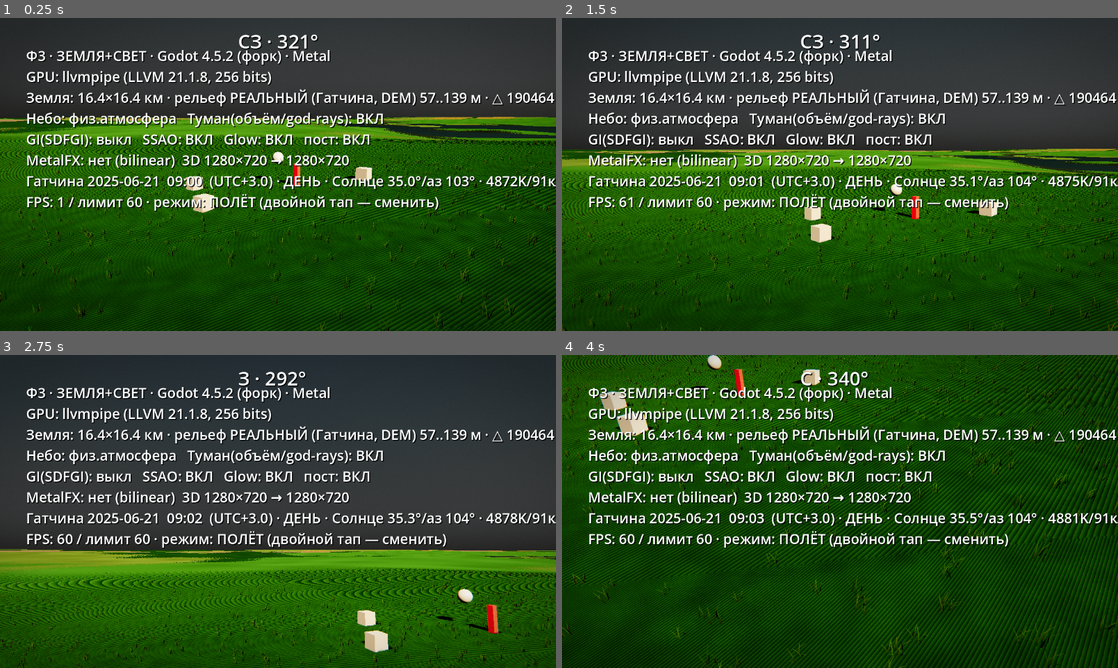
Above: before the commit, frames 1-4 (two rows, left to right).
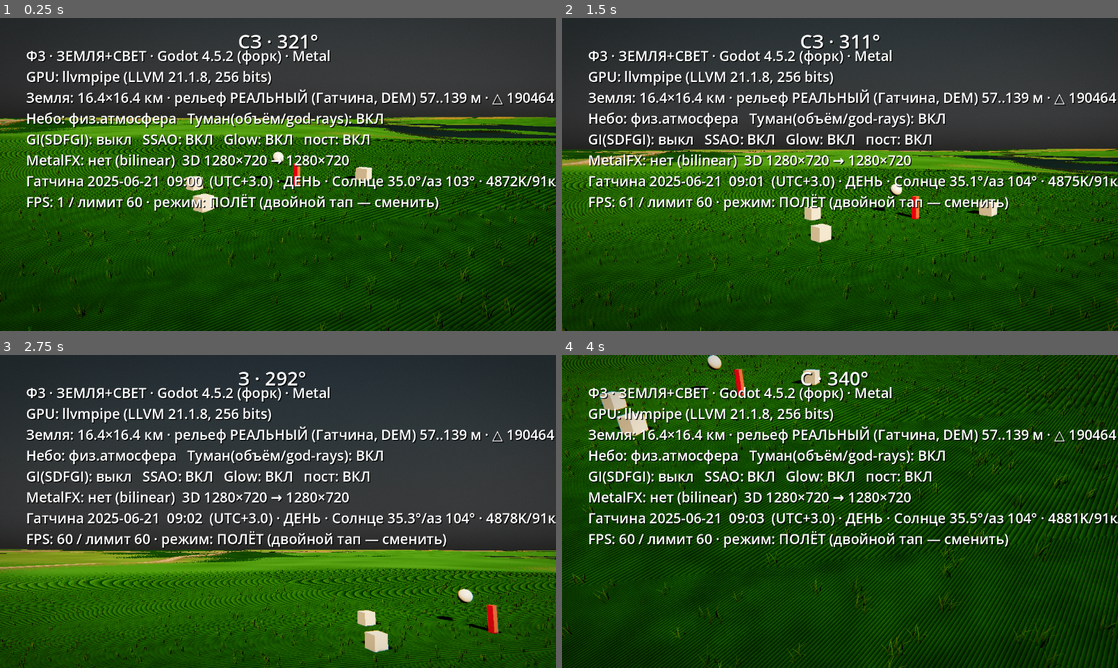
Above: after the commit, the same moments.

Repository: B760m670/mmorpg3dnew
Game: Godot game, scene res://scenes/light_stage.tscn
The game is run twice, just before and just after one commit, with the same random seed, the same clock (stepped at 60 frames per second) and the same inputs.
Inputs (mouse positions are in pixels of both pictures, inside the frame that each line leads up to):
- Up to frame 1 (0.25 s): no input
- Up to frame 2 (1.5 s): move the mouse to (962, 158) at 0.52 s; click (962, 158) at 0.67 s; drag from (728, 190) to (812, 237) at 1.27 s
- Up to frame 3 (2.75 s): move the mouse to (333, 442) at 2.02 s; click (333, 442) at 2.17 s
- Up to frame 4 (4 s): drag from (812, 574) to (673, 464) at 2.77 s; move the mouse to (1006, 558) at 3.52 s; click (1006, 558) at 3.67 s

The runs differ from the first frame. In frame 1, less than 0.1% of the frame differs, in the area x 0-73%, y 32-35%; in frame 2, 0.2%; in frame 3, 0.3%, in the area x 0-98%, y 62-69%; in frame 4, nothing differs.

Commit message:
Дороги по реальной сети (489 км, эпоха 1894) + аудит подхода v3
Ленты дорог из Overture-осей (2023 сегмента: шоссе/улицы/просёлки + ж/д
насыпь), облегают рельеф в вершинном шейдере ТОЙ ЖЕ текстурой высот и тем
же выбором mip, что клипмап-террейн — дорога лежит на видимой поверхности
и вблизи, и на сглаженной дали. Один меш, один вызов отрисовки, △127к.
Эпоха 1894: макадам/грунт, колеи от колёс, тёмные обочины, без разметки.
Дороги выжжены в карту зон классом 8 (полоса с обочинами): земля красит
утоптанную полосу, трава на дороге не сеется. Счётчики в HUD и STATE.
Аудит v3 в docs: что уже на уровне индустрии, план подъёма (PBR-синтез
материалов, деревья+impostors, запечённый свет, вода, кино-пост).

Co-Authored-By: Claude Fable 5 <noreply@anthropic.com>
Claude-Session: https://claude.ai/code/session_011pJt8xA6v8KEwtPnSYGg9D

Diff:
--- a/game2/scripts/world/grass.gd
+++ b/game2/scripts/world/grass.gd
@@ -47,6 +47,7 @@
 		5: return [0.00, 0.00, Color.BLACK]               # вода — пусто
 		6: return [0.70, 0.55, Color(0.24, 0.34, 0.12)]   # кустарник — высокотравье
 		7: return [0.60, 0.70, Color(0.20, 0.30, 0.14)]   # болото — осока
+		8: return [0.04, 0.25, Color(0.26, 0.33, 0.13)]   # дорога — утоптано
 		_: return [1.00, 0.55, Color(0.30, 0.41, 0.13)]   # луг
 
 func _ready() -> void:
--- a/game2/scripts/world/light_stage.gd
+++ b/game2/scripts/world/light_stage.gd
@@ -49,6 +49,7 @@
 	_build_sun()
 	_build_ground()
 	_build_water()
+	_build_roads()
 	_build_grass()
 	_build_props()
 	_build_camera()
@@ -112,6 +113,7 @@
 		"terrain_relief_m": snappedf(r["relief_m"], 0.1),
 		"tris": r["tris"],
 		"grass_clumps": _grass.clump_count if _grass != null else 0,
+		"roads_km": snappedf(_roads.length_km, 0.1) if _roads != null else 0.0,
 		"adapter": RenderingServer.get_video_adapter_name(),
 	}
 	print("STATE ", JSON.stringify(d))
@@ -228,6 +230,15 @@
 	_water.terrain = _terrain
 	add_child(_water)
 	_water.build()
+
+# --- дороги по реальной сети (эпоха 1894: макадам/грунт, ж/д насыпь) ---
+var _roads: RoadNetwork
+
+func _build_roads() -> void:
+	_roads = RoadNetwork.new()
+	_roads.terrain = _terrain
+	add_child(_roads)
+	_roads.build()
 
 # --- травяной ярус: посев по реальным зонам вокруг наблюдателя ---
 var _grass: GrassField
@@ -424,9 +435,10 @@
 		return ""
 	var r := _terrain.report()
 	if r["real"]:
-		return "Земля: %.1f×%.1f км · рельеф РЕАЛЬНЫЙ (Гатчина, DEM) %.0f..%.0f м · △ %d · вода: %d · трава: %d\n" % [
+		return "Земля: %.1f×%.1f км · рельеф РЕАЛЬНЫЙ (Гатчина, DEM) %.0f..%.0f м · △ %d · вода: %d · дороги: %.0f км · трава: %d\n" % [
 			r["size_m"] / 1000.0, r["size_m"] / 1000.0, r["abs_min"], r["abs_max"], r["tris"],
 			_water.count_built if _water != null else 0,
+			_roads.length_km if _roads != null else 0.0,
 			_grass.clump_count if _grass != null else 0]
 	return "Земля: %.0f×%.0f м · рельеф ПРОЦЕДУРНЫЙ (фолбэк!) %.1f м · △ %d\n" % [
 		r["size_m"], r["size_m"], r["relief_m"], r["tris"]]
--- /dev/null
+++ b/game2/scripts/world/roads.gd
@@ -0,0 +1,123 @@
+class_name RoadNetwork
+extends Node3D
+## ДОРОГИ по реальной сети (Overture: шоссе, улицы, просёлки + железная
+## дорога — Варшавская и Балтийская линии существовали к 1894). Каждая
+## дорога — лента, облегающая рельеф: высоту лента берёт в ВЕРШИННОМ шейдере
+## из ТОЙ ЖЕ текстуры высот, что клипмап-террейн, с тем же выбором mip по
+## удалению — дорога лежит на видимой поверхности на любой дистанции
+## (CPU-высота на дали разошлась бы со сглаженным LOD-рельефом).
+## Эпоха 1894: макадам/грунт/булыжник, никакой разметки. Весь граф — один
+## меш, один вызов отрисовки.
+
+const ROADS_PATH := "res://data/real/roads.json"
+const STEP_M := 8.0              # шаг вдоль оси — плавные повороты
+const BOUND_M := 8100.0          # за краем DEM не строим
+
+var terrain: Terrain
+var count_built := 0
+var length_km := 0.0
+var tri_count := 0
+
+## [ширина м, цвет] по классу; 1894: шоссе — макадам (щебень), улицы — грунт
+func _class_spec(cls: String) -> Array:
+	match cls:
+		"trunk": return [10.0, Color(0.44, 0.40, 0.33)]
+		"primary": return [9.0, Color(0.42, 0.38, 0.31)]
+		"secondary": return [7.5, Color(0.40, 0.36, 0.29)]
+		"tertiary": return [6.5, Color(0.37, 0.32, 0.25)]
+		"residential", "living_street": return [5.5, Color(0.34, 0.29, 0.22)]
+		"pedestrian": return [2.5, Color(0.36, 0.33, 0.27)]
+		"standard_gauge": return [3.2, Color(0.24, 0.22, 0.20)]  # ж/д насыпь
+		_: return [5.0, Color(0.34, 0.29, 0.22)]
+
+func build() -> void:
+	var f := FileAccess.open(ROADS_PATH, FileAccess.READ)
+	if f == null:
+		push_warning("[roads] нет данных дорог (%s)" % ROADS_PATH)
+		return
+	var data: Variant = JSON.parse_string(f.get_as_text())
+	if not data is Array:
+		push_warning("[roads] данные дорог не читаются")
+		return
+	var st := SurfaceTool.new()
+	st.begin(Mesh.PRIMITIVE_TRIANGLES)
+	var vbase := 0
+	for r in data:
+		var spec := _class_spec(str(r.get("class", "unknown")))
+		var found := false
+		for line in r.get("lines", []):
+			var nb := _ribbon(st, line, float(spec[0]) * 0.5, spec[1], vbase)
+			found = found or nb != vbase
+			vbase = nb
+		if found:
+			count_built += 1
+	var mi := MeshInstance3D.new()
+	mi.mesh = st.commit()
+	var mat := ShaderMaterial.new()
+	mat.shader = load("res://shaders/world/road.gdshader")
+	mat.set_shader_parameter("height_tex", terrain.height_texture)
+	mat.set_shader_parameter("dem_half", Terrain.DEM_HALF)
+	mi.material_override = mat
+	# лента ездит по высоте в шейдере — граница отсечения широкая, как у колец
+	mi.custom_aabb = AABB(Vector3(-Terrain.DEM_HALF, -200, -Terrain.DEM_HALF),
+		Vector3(Terrain.DEM_HALF * 2, 600, Terrain.DEM_HALF * 2))
+	mi.cast_shadow = GeometryInstance3D.SHADOW_CASTING_SETTING_OFF
+	add_child(mi)
+	print("[roads] сеть: %d дорог, %.1f км, △=%d (реальные оси, эпоха 1894)" % [
+		count_built, length_km, tri_count])
+
+## лента вдоль ломаной: данные (x=восток, y=север) → движок (x, z=-север);
+## сегменты за краем DEM рвут ленту, длинные звенья дробятся шагом STEP_M
+func _ribbon(st: SurfaceTool, line: Array, half: float, col: Color, base: int) -> int:
+	var pts: PackedVector2Array = []
+	for k in range(line.size()):
+		var p := Vector2(float(line[k][0]), -float(line[k][1]))
+		if absf(p.x) > BOUND_M or absf(p.y) > BOUND_M:
+			base = _emit(st, pts, half, col, base)
+			pts.clear()
+			continue
+		if pts.is_empty():
+			pts.append(p)
+			continue
+		var a := pts[pts.size() - 1]
+		var d := a.distance_to(p)
+		if d < 0.01:
+			continue
+		var n := int(ceil(d / STEP_M))
+		for s in range(1, n + 1):
+			pts.append(a.lerp(p, float(s) / float(n)))
+	return _emit(st, pts, half, col, base)
+
+func _emit(st: SurfaceTool, pts: PackedVector2Array, half: float,
+		col: Color, base: int) -> int:
+	var n := pts.size()
+	if n < 2:
+		return base
+	var s_along := 0.0
+	var last_dir := Vector2.RIGHT
+	for i in range(n):
+		var dir := pts[mini(i + 1, n - 1)] - pts[maxi(i - 1, 0)]
+		if dir.length_squared() < 1e-6:
+			dir = last_dir
+		else:
+			dir = dir.normalized()
+			last_dir = dir
+		var perp := Vector2(-dir.y, dir.x) * half
+		if i > 0:
+			s_along += pts[i - 1].distance_to(pts[i])
+		for side in [perp, -perp]:
+			st.set_normal(Vector3.UP)
+			st.set_color(col)
+			st.set_uv(Vector2(0.0 if side == perp else 1.0, s_along))
+			st.add_vertex(Vector3(pts[i].x + side.x, 0.0, pts[i].y + side.y))
+	for i in range(n - 1):
+		var a := base + i * 2
+		# обе стороны видимы (cull_disabled) — порядок не критичен
+		st.add_index(a); st.add_index(a + 1); st.add_index(a + 2)
+		st.add_index(a + 1); st.add_index(a + 3); st.add_index(a + 2)
+	tri_count += (n - 1) * 2
+	length_km += s_along / 1000.0
+	return base + n * 2
+
+func report() -> Dictionary:
+	return {"built": count_built, "km": length_km, "tris": tri_count}
--- a/game2/scripts/world/terrain.gd
+++ b/game2/scripts/world/terrain.gd
@@ -228,10 +228,14 @@
 	img.generate_mipmaps()
 	return ImageTexture.create_from_image(img)
 
+## текстура высот — общая для клипмапа и всего, что облегает рельеф (дороги)
+var height_texture: ImageTexture
+
 func _ground_material() -> ShaderMaterial:
 	var m := ShaderMaterial.new()
 	m.shader = load("res://shaders/world/terrain.gdshader")
-	m.set_shader_parameter("height_tex", _height_texture())
+	height_texture = _height_texture()
+	m.set_shader_parameter("height_tex", height_texture)
 	m.set_shader_parameter("dem_half", DEM_HALF)
 	var f := FileAccess.open(ZONES_PATH, FileAccess.READ)
 	if f != null:
--- /dev/null
+++ b/game2/shaders/world/road.gdshader
@@ -0,0 +1,49 @@
+shader_type spatial;
+// ДОРОГА — лента на рельефе. Высота — из той же текстуры высот, что у
+// клипмап-террейна, mip выбирается так же (по шахматному удалению от
+// камеры): лента лежит на ВИДИМОЙ поверхности и вблизи, и на сглаженной
+// дали. Эпоха 1894: грунт/макадам — колеи от колёс, тёмные обочины,
+// никакой разметки. Цвет класса дороги — в вершинном цвете меша.
+render_mode diffuse_burley, specular_disabled, cull_disabled;
+
+uniform sampler2D height_tex : filter_linear_mipmap, repeat_disable;
+uniform float dem_half = 8192.0;
+
+varying vec2 v_uv;
+
+void vertex() {
+	vec2 wxz = VERTEX.xz;
+	vec2 huv = (wxz + vec2(dem_half)) / (2.0 * dem_half);
+	// уровень клипмапа, под которым лежит эта точка (как в terrain.gdshader)
+	vec2 dxz = abs(wxz - CAMERA_POSITION_WORLD.xz);
+	float cheb = max(max(dxz.x, dxz.y), 130.0);
+	float lv = clamp(ceil(log2(cheb / 128.0)), 0.0, 6.0);
+	float lod = max(0.0, lv - 4.0);
+	float cell = 2.0 * exp2(lv);
+	// подъём растёт с ячейкой уровня: страховка от прорезания сквозь
+	// сглаженный дальний рельеф (вблизи 10 см — стык с землёй плотный)
+	VERTEX.y = textureLod(height_tex, huv, lod).r + 0.10 + cell * 0.03;
+	v_uv = UV;
+}
+
+float hash12(vec2 p) {
+	p = fract(p * vec2(0.1031, 0.1030));
+	p += dot(p, p.yx + 33.33);
+	return fract((p.x + p.y) * p.x);
+}
+
+void fragment() {
+	float x = v_uv.x;
+	// две колеи от колёс (тележные оси ~1.5 м) + утоптанный центр,
+	// края мягко темнеют к обочине
+	float rut = exp(-pow((abs(x - 0.5) - 0.24) * 8.5, 2.0));
+	float edge = smoothstep(0.0, 0.12, min(x, 1.0 - x));
+	vec3 col = COLOR.rgb * (1.0 - 0.20 * rut) * mix(0.76, 1.0, edge);
+	// зерно грунта (не даёт ленте выглядеть пластиком)
+	float g = hash12(floor(vec2(v_uv.y * 1.7, x * 7.0)) * 1.13);
+	col *= 0.93 + 0.12 * g;
+	ALBEDO = col;
+	ROUGHNESS = 1.0;
+	METALLIC = 0.0;
+	SPECULAR = 0.0;
+}
--- a/game2/shaders/world/terrain.gdshader
+++ b/game2/shaders/world/terrain.gdshader
@@ -63,6 +63,7 @@
 	if (z == 5) return vec3(0.100, 0.140, 0.120);   // берег/дно
 	if (z == 6) return vec3(0.180, 0.265, 0.110);   // кустарник
 	if (z == 7) return vec3(0.140, 0.185, 0.115);   // болото
+	if (z == 8) return vec3(0.295, 0.255, 0.190);   // дорога+обочина (утоптано)
 	return vec3(0.225, 0.315, 0.120);               // луг
 }
 
Binary file changed: game2/assets/dem/zones_1024.bin
Not shown, added: game2/scripts/world/roads.gd.uid
Not shown, added: game2/shaders/world/road.gdshader.uid
Not shown, changed: docs/cinema_engineering_study.md
Not shown, changed: tools/build_zonemap.py
